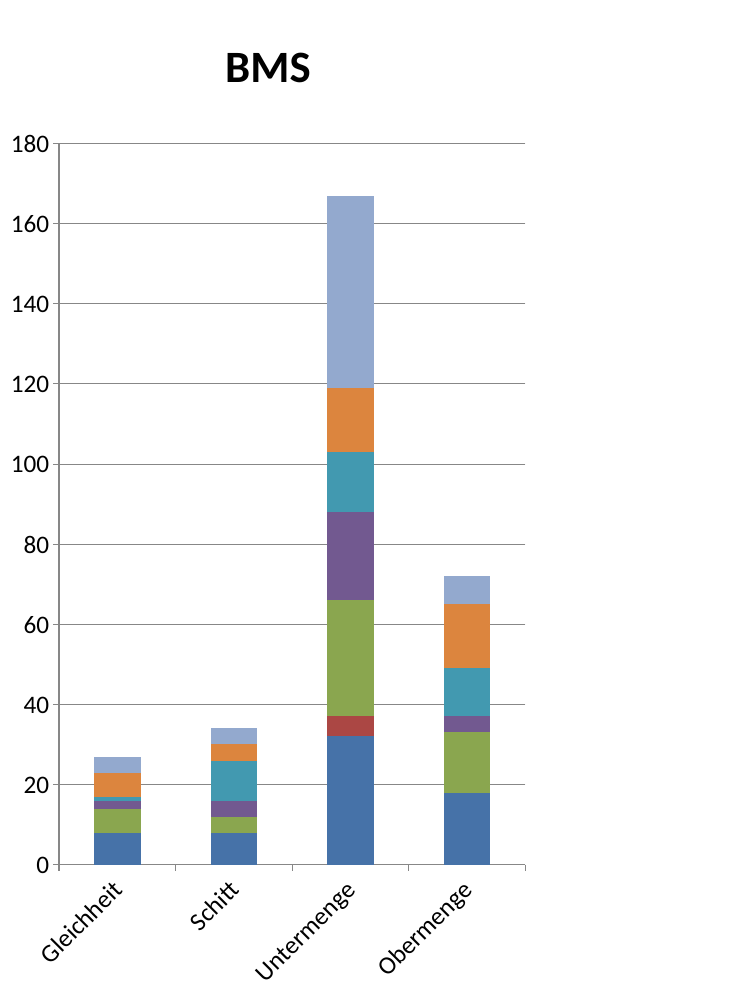
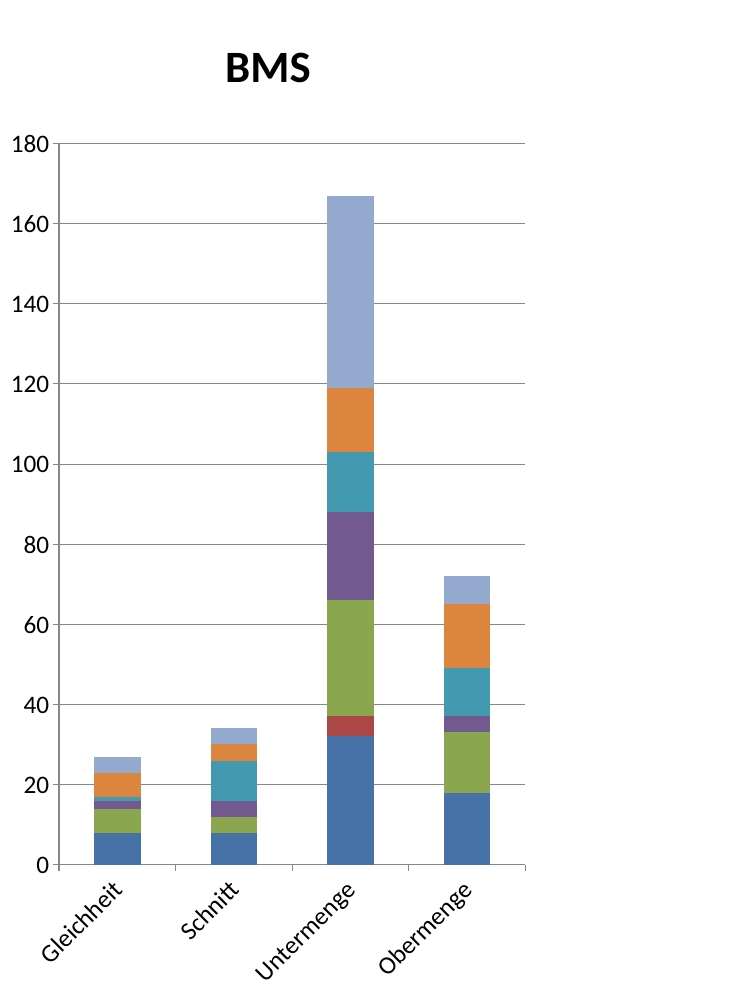
Before and after one commit to Isoca92/Bachelor, a slide deck: slide 1 of images/experiments/BMS.pptx. Drawn at 756x1008 pixels with LibreOffice and Linux fonts; fonts in the diff are those of the drawing. Boxes give left, top, right and bottom in pixels: in the first picture for what was removed or moved away, otherwise in the second. Text is boxed around its words. In the diff, an @@ line names an element or a change of style, - is before the commit and + after.

```diff
--- a/images/experiments/BMS.pptx
+++ b/images/experiments/BMS.pptx
@@ column stacked chart at <box>0,0,536,1008</box> @@
-categories: Gleichheit, Schitt, Untermenge, Obermenge
+categories: Gleichheit, Schnitt, Untermenge, Obermenge
```
Also in this commit, not shown: 44 other files.
